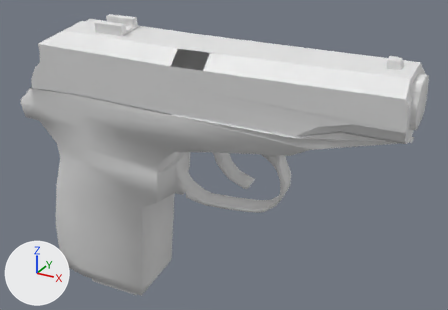
The OBJ model Vertex_Animation_Compiler/Assets/Makarov_Pistol_Reload211.obj: old version first, new version second.
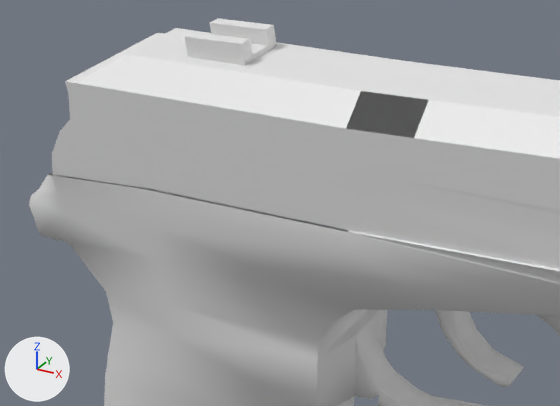
There are two pictures of each version: one whole from a 50 mm lens placed at (0.5029, -0.2819, 0.0081), pointed at (0.3983, -0.0916, -0.0871), one close up on the part from 2% to 61% of the width and 2% to 64% of the height. The lights are fixed; the arrows at lower left show +X, +Y and +Z. Where no turn or scale is listed for an object, it has been applied to the vertices.

The older version as bpy lines, for what is in view:
```python
me_rest_of_the_gun_sphere = bpy.data.meshes.new('Rest_of_the_gun_Sphere')
me_rest_of_the_gun_sphere.from_pydata(...)  # 272 vertices, 519 faces; spans x 0.318..0.471, y -0.119..-0.079, z -0.156..-0.042
# before: 164 (0.391, -0.092, -0.06), 166 (0.329, -0.119, -0.064) at pixel (47, 175), 175 (0.33, -0.119, -0.063) at pixel (53, 175), 178 (0.392, -0.117, -0.064) at pixel (347, 231), 179 (0.351, -0.118, -0.063) at pixel (144, 189)
# before: 180 (0.33, -0.094, -0.06), 181 (0.35, -0.093, -0.059), 183 (0.328, -0.094, -0.06)
me_top_slider_sphere_001 = bpy.data.meshes.new('Top_Slider_Sphere.001')
me_top_slider_sphere_001.from_pydata(...)  # 127 vertices, 227 faces; spans x 0.3289..0.4694, y -0.1209..-0.0907, z -0.0644..-0.0353
# before: 65 (0.4055, -0.1184, -0.0463) at pixel (414, 138), 68 (0.3937, -0.119, -0.0463) at pixel (345, 128), 76 (0.4054, -0.1138, -0.0415) at pixel (428, 99), 77 (0.3936, -0.1143, -0.0414) at pixel (360, 90)
ob_rest_of_the_gun_sphere = bpy.data.objects.new('Rest_of_the_gun_Sphere', me_rest_of_the_gun_sphere)
ob_rest_of_the_gun_sphere.location = (0.0, 0.0, 0.0)
ob_top_slider_sphere_001 = bpy.data.objects.new('Top_Slider_Sphere.001', me_top_slider_sphere_001)
ob_top_slider_sphere_001.location = (0.0, 0.0, 0.0)
```
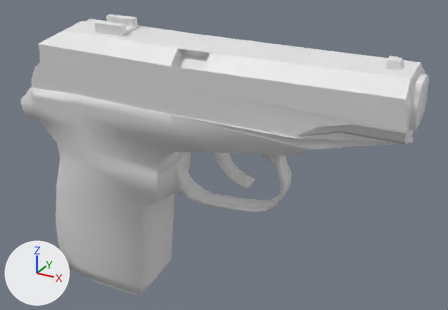
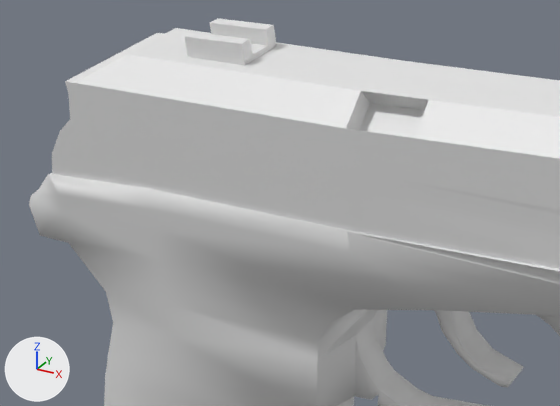
Pixel boxes [x1, y1, x2, y2] of what changed, in the close-ups (560 x 406 px):
part 1 of me_rest_of_the_gun_sphere, added: after [48, 172, 349, 232]
part 2 of me_top_slider_sphere_001, added: after [346, 91, 428, 138]

Edits to the bpy script that builds the scene:
```text
Change me_rest_of_the_gun_sphere:
    where me_rest_of_the_gun_sphere.from_pydata(...)  # 272 vertices, 519 faces; spans x 0.318..0.471, y -0.119..-0.079, z -0.156..-0.042
    used by ob_rest_of_the_gun_sphere; location = (0.0, 0.0, 0.0)
    verts and faces of me_rest_of_the_gun_sphere; kept vertices keep their numbers, new ones are numbered from 272
    me_rest_of_the_gun_sphere part 1
    add faces += [(164, 181, 179), (175, 179, 181), (166, 175, 183), (164, 179, 178), (175, 181, 180), (175, 180, 183)]
Change me_top_slider_sphere_001:
    where me_top_slider_sphere_001.from_pydata(...)  # 127 vertices, 227 faces; spans x 0.3289..0.4694, y -0.1209..-0.0907, z -0.0644..-0.0353
    used by ob_top_slider_sphere_001; location = (0.0, 0.0, 0.0)
    verts and faces of me_top_slider_sphere_001; kept vertices keep their numbers, new ones are numbered from 127
    me_top_slider_sphere_001 part 2
    add verts[127] = (0.4053, -0.1158, -0.0488)
    add verts[128] = (0.3936, -0.1163, -0.0488)
    add verts[129] = (0.4053, -0.1112, -0.044)
    add verts[130] = (0.3935, -0.1117, -0.044)  # pixel (369, 103)
    add faces += [(65, 128, 68), (127, 129, 130), (76, 77, 129), (65, 129, 127), (77, 128, 130), (65, 127, 128)]
    add faces += [(127, 130, 128), (77, 130, 129), (65, 76, 129), (68, 128, 77)]
```
